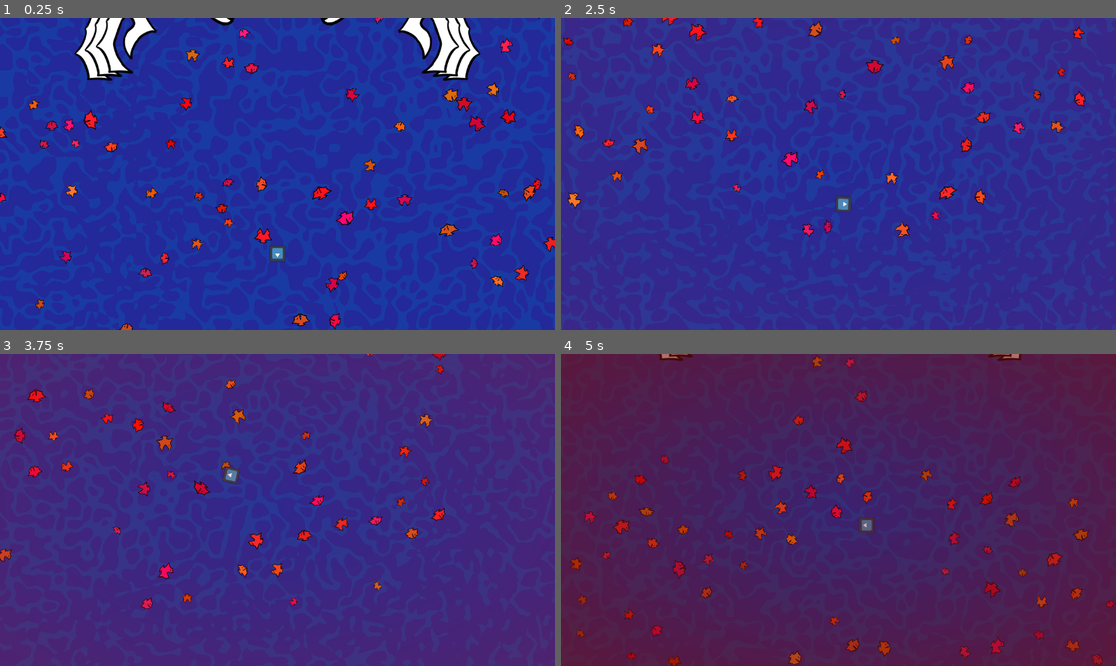
Above: before the commit, frames 1-4 (two rows, left to right).
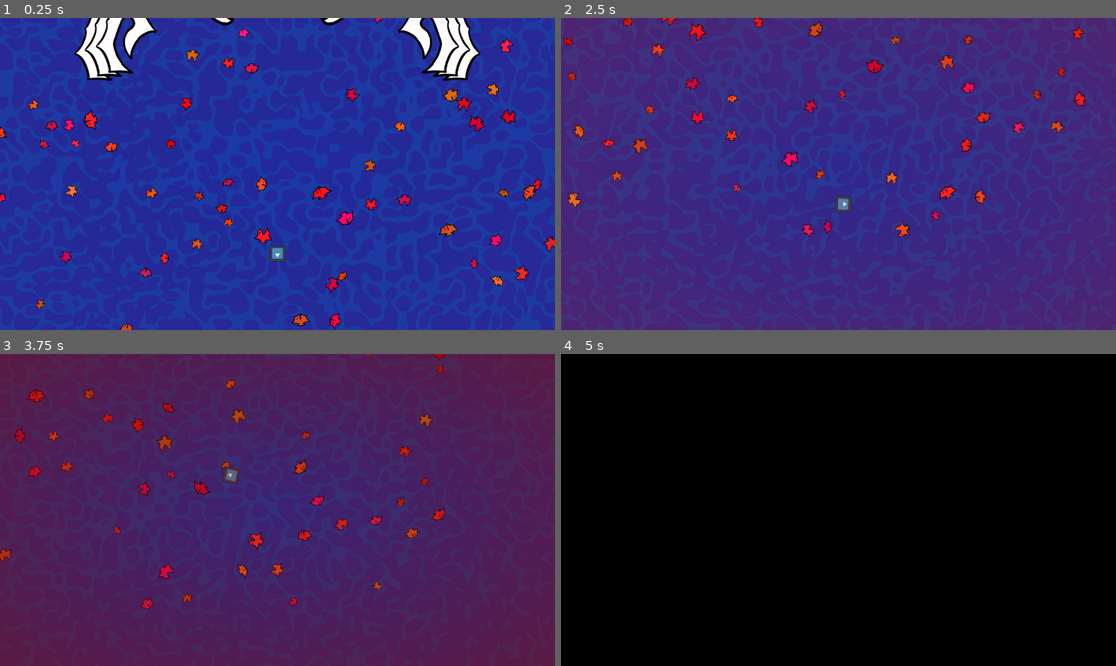
Above: after the commit, the same moments.

Repository: Krapas2/boidslop
Game: Godot game, scene res://scenes/screens/test-scene.tscn
Two runs of this game, one before a commit and one after it. Both use one fixed random seed, a clock stepped at 60 frames per second and the inputs below. The engine's default icon, where the game draws it, is replaced by a stand-in: a white triangle on a blue panel in a dark square.
Inputs (mouse positions are in pixels of both pictures, inside the frame that each line leads up to):
- Up to frame 1 (0.25 s): no input
- Up to frame 2 (2.5 s): move the mouse to (960, 158) at 0.52 s; hold D (walk_right) 0.53-1.28 s; move the mouse to (727, 189) at 1.27 s; hold S (walk_down) 1.28-2.03 s; move the mouse to (894, 105) at 2.02 s; hold D (walk_right) from 2.03 s (still down)
- Up to frame 3 (3.75 s): move the mouse to (249, 572) at 2.77 s; release D (walk_right) at 2.78 s; hold W (walk_up) 2.78-3.53 s; move the mouse to (444, 556) at 3.52 s; hold A (walk_left) from 3.53 s (still down)
- Up to frame 4 (5 s): keep holding A (walk_left); move the mouse to (672, 463) at 4.27 s

The runs differ from the first frame. In frame 2, 0.1% of the frame differs, in the area x 0-100%, y 0-100%; in frame 3, 99%; in frame 4, 100%.

Commit message:
health ui fade fix

Diff:
--- a/scenes/gui/game-gui/game-gui.tscn
+++ b/scenes/gui/game-gui/game-gui.tscn
@@ -14,5 +14,5 @@
 grow_vertical = 2
 color = Color(1, 1, 1, 0)
 script = ExtResource("1_slhy6")
-lerp_speed = 100.0
+lerp_speed = 0.3
 health_curve_exponent = 0.5
--- a/scripts/gui/player-gui/player-health-gui.gd
+++ b/scripts/gui/player-gui/player-health-gui.gd
@@ -11,18 +11,13 @@
 	normalized_health = 1.
 
 func _process(delta: float) -> void:
-	var desired_value: float
-	if player_health:
-		desired_value = pow(
+	if player_health && player_health.current_health > 0:
+		normalized_health = pow(
 			player_health.current_health / player_health.max_health,
 			health_curve_exponent
 		)
 	else:
-		desired_value = 1.
+		normalized_health += (1. - normalized_health) * lerp_speed * delta
 
-	normalized_health = lerp(
-		desired_value,
-		normalized_health,
-		pow(.5, lerp_speed * delta)
-	)
+
 	material.set_shader_parameter("normalized_health", normalized_health)
